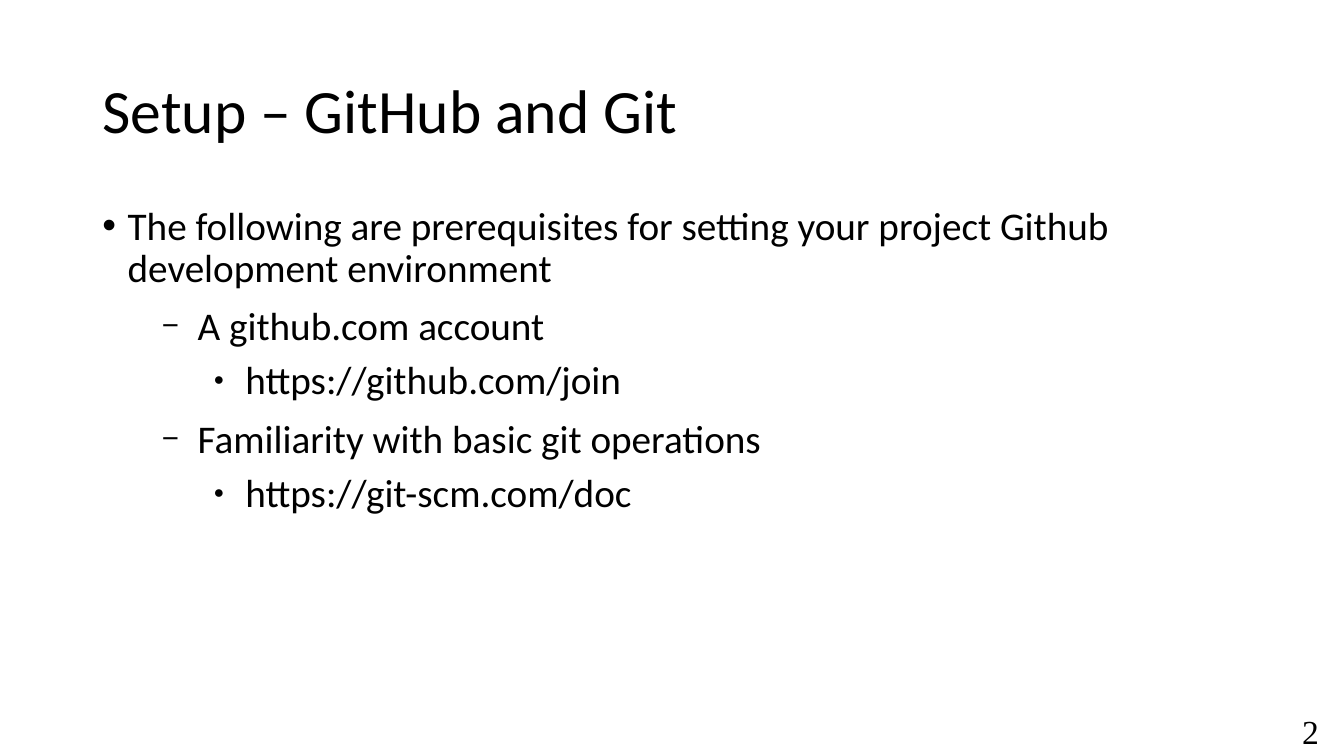
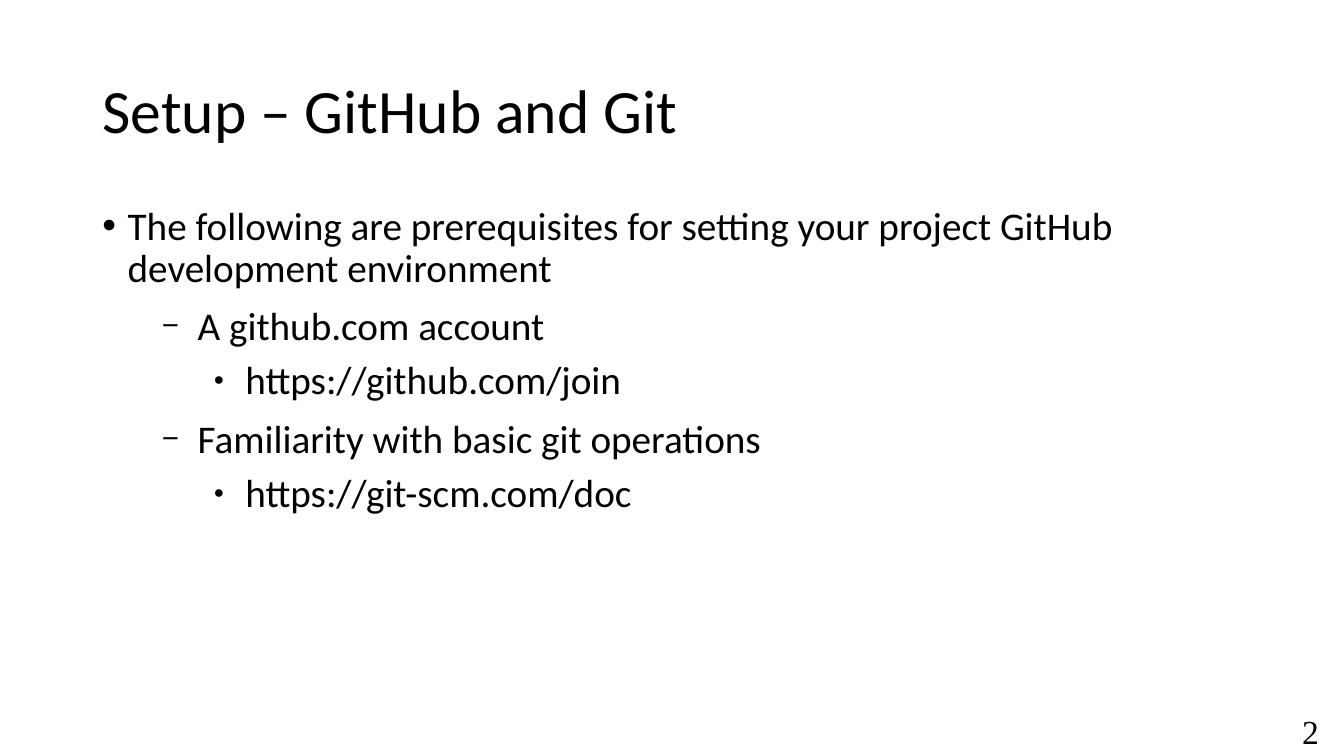
Before and after one commit to antoniobianchi333/cs408, a slide deck: slide 2 of labs/lab1/slides/lab1_intro.pptx. Drawn at 1344x756 pixels with LibreOffice and Linux fonts; fonts in the diff are those of the drawing. Boxes give left, top, right and bottom in pixels: in the first picture for what was removed or moved away, otherwise in the second. Text is boxed around its words. In the diff, an @@ line names an element or a change of style, - is before the commit and + after.

```diff
--- a/labs/lab1/slides/lab1_intro.pptx
+++ b/labs/lab1/slides/lab1_intro.pptx
@@ text at (128,212,1112,289): text changed @@
-• The following are prerequisites for setting your project Github development environment
+• The following are prerequisites for setting your project GitHub development environment
```
Also in this commit, not shown: 4 other slides changed.
